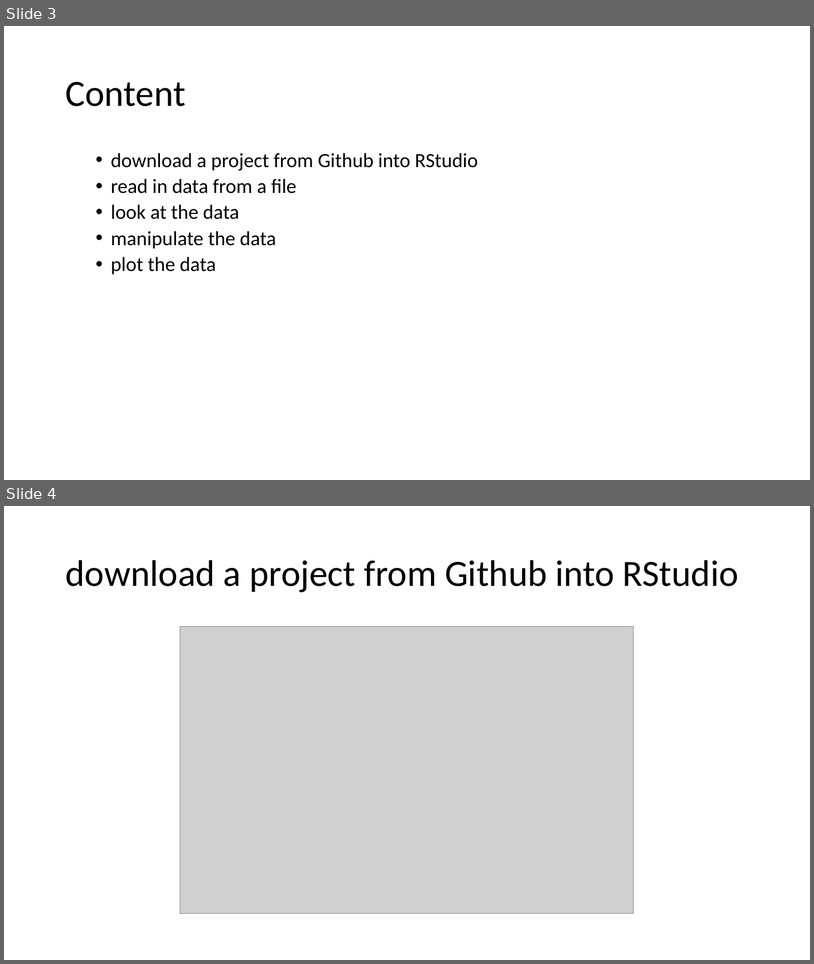
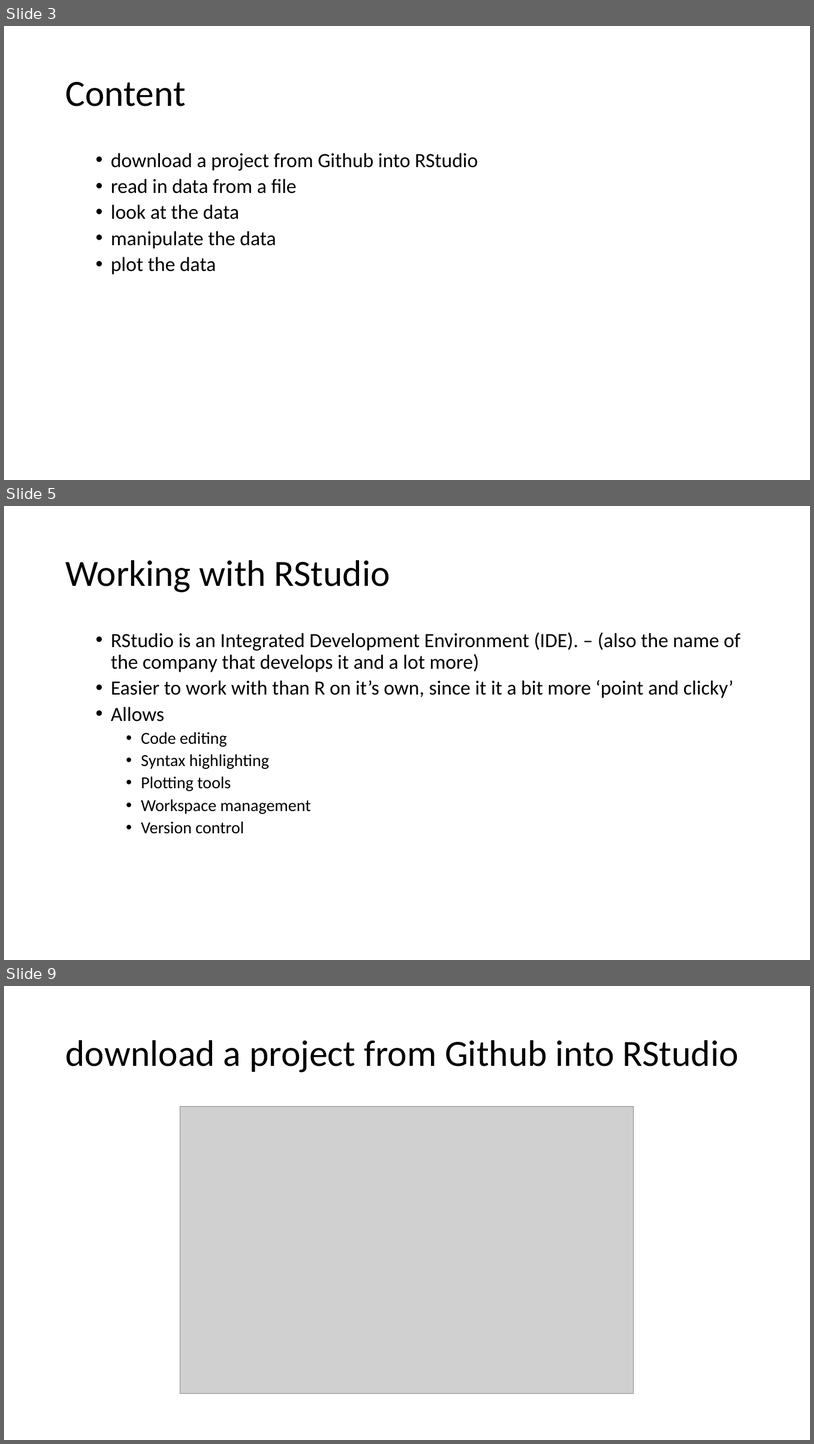
Before and after one commit to uclh-criu/learning-datascience, a slide deck: sessions/1-R-taster.pptx. Shown one above the other, each under a label of ours: slides 3 and 4 before the commit, slides 3, 5 and 9 after it; the slides between them are not shown. The pictures are 814x964 and 814x1444 pixels, drawn with LibreOffice and Linux fonts; fonts in the diff are those of the drawing; grey boxes stand for pictures. Boxes give left, top, right and bottom in pixels: in the first picture for what was removed or moved away, otherwise in the second. Text is boxed around its words. In the diff, an @@ line names an element or a change of style, - is before the commit and + after.

```diff
--- a/sessions/1-R-taster.pptx
+++ b/sessions/1-R-taster.pptx
@@ slide 5 added at bbox=[4, 506, 810, 960], background #FFFFFF @@
@@ title added at bbox=[65, 560, 390, 592], 44 pt, text #000000 @@
+Working with RStudio
@@ text added at bbox=[111, 632, 741, 834], 24 pt, text #000000 @@
+  • RStudio is an Integrated Development Environment (IDE). – (also the name of the company that develops it and a lot more)
+  • Easier to work with than R on it’s own, since it it a bit more ‘point and clicky’
+  • Allows
+    • Code editing
+    • Syntax highlighting
+    • Plotting tools
+    • Workspace management
+    • Version control
@@ what was slide 4 is now slide 9 @@
```
Also in this commit, not shown: 5 other slides added, 7 other files.
